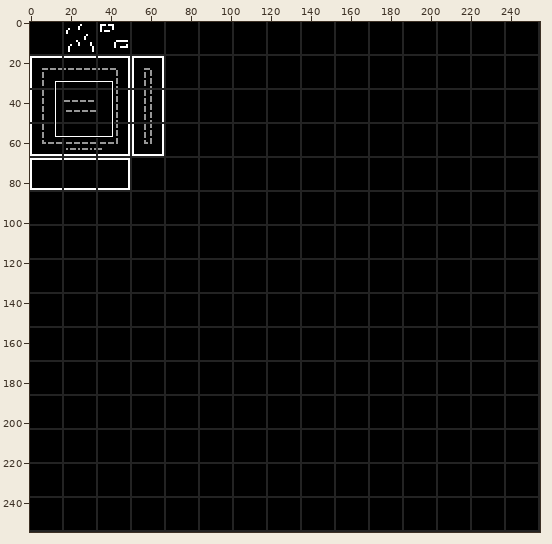
Two versions of one pixel-art file, src/assets/gfx/tileset.aseprite. Above, an overview of the earlier version with the close-up marked.
Close-up. Before the commit:
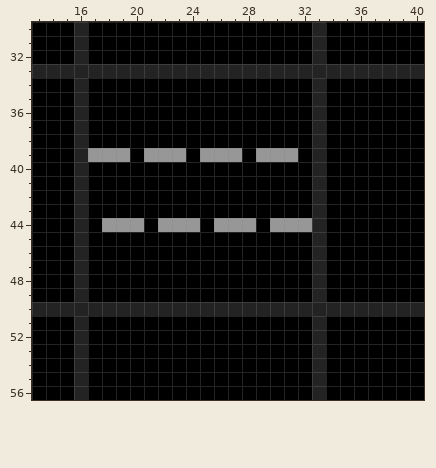
255x255 pixels, 1 frame. Shown: x 13..40, y 30..56.
The result:
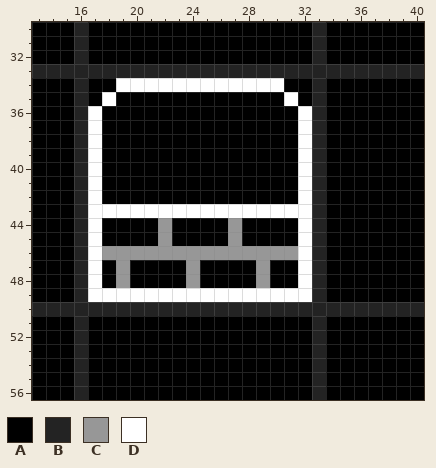
Palette (. is transparent): A #000000  B #232323  C #979797  D #ffffff
From old to new:
y 34: x 19..30 AAAAAAAAAAAA -> DDDDDDDDDDDD
y 35: x 18 A -> D; x 31 A -> D
y 36..38: x 17 A -> D; x 32 A -> D
y 39: x 17..19 CCC -> DAA; x 21..23 CCC -> AAA; x 25..27 CCC -> AAA; x 29..32 CCCA -> AAAD
y 40..42: x 17 A -> D; x 32 A -> D
y 43: x 17..32 AAAAAAAAAAAAAAAA -> DDDDDDDDDDDDDDDD
y 44: x 17..20 ACCC -> DAAA; x 23..24 CC -> AA; x 26 C -> A; x 28 C -> A; x 30..32 CCC -> AAD
y 45: x 17 A -> D; x 22 A -> C; x 27 A -> C; x 32 A -> D
y 46: x 17..32 AAAAAAAAAAAAAAAA -> DCCCCCCCCCCCCCCD
y 47..48: x 17 A -> D; x 19 A -> C; x 24 A -> C; x 29 A -> C; x 32 A -> D
y 49: x 17..32 AAAAAAAAAAAAAAAA -> DDDDDDDDDDDDDDDD
Boxes around the changes in both close-ups, in picture pixels (x1, y1, x2, y2):
changed: (88, 78, 312, 302)
